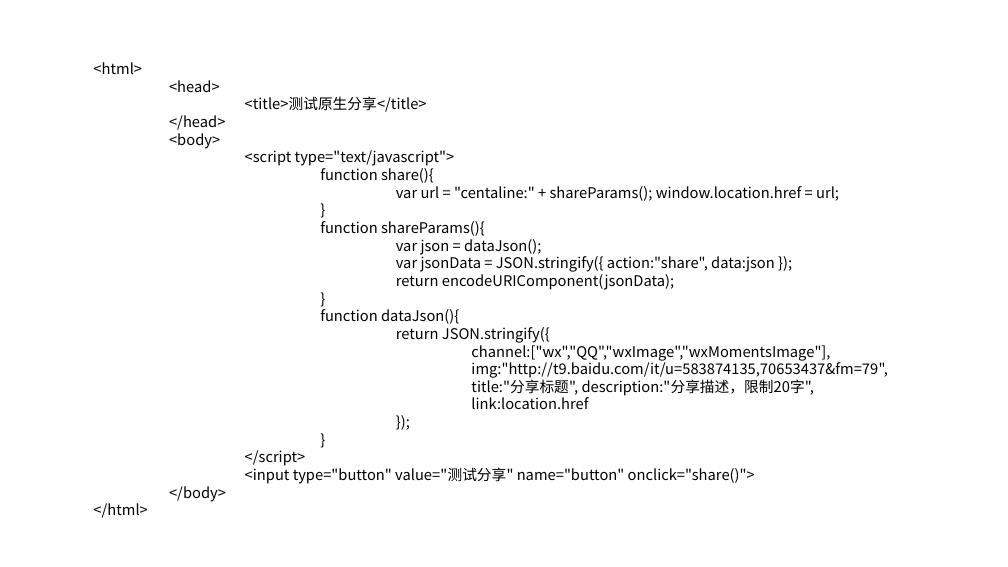
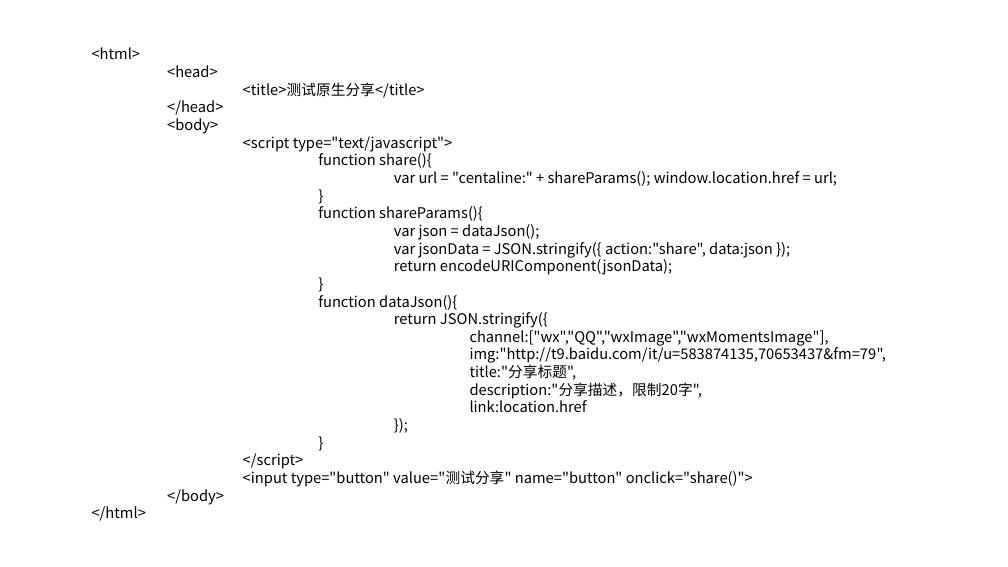
Before and after one commit to Andy888888/Mobile_Develop_Res, a slide deck: slide 8 of PPT/燕文强2020-2021年度述职报告.pptx (slide 7 before the commit). Drawn at 1008x567 pixels with LibreOffice and Linux fonts; fonts in the diff are those of the drawing. Boxes give left, top, right and bottom in pixels: in the first picture for what was removed or moved away, otherwise in the second. Text is boxed around its words. In the diff, an @@ line names an element or a change of style, - is before the commit and + after.

```diff
--- a/PPT/燕文强2020-2021年度述职报告.pptx
+++ b/PPT/燕文强2020-2021年度述职报告.pptx
@@ text "<html>" moved from (x1=93, y1=62, x2=887, y2=484) to (x1=92, y1=47, x2=886, y2=487) @@
@@ text at (x1=470, y1=364, x2=702, y2=399): text changed @@
-title:"分享标题", description:"分享描述，限制20字",
+title:"分享标题",
+description:"分享描述，限制20字",
```
Also in this commit, not shown: 2 slides added, 2 slides removed, 1 other file.
